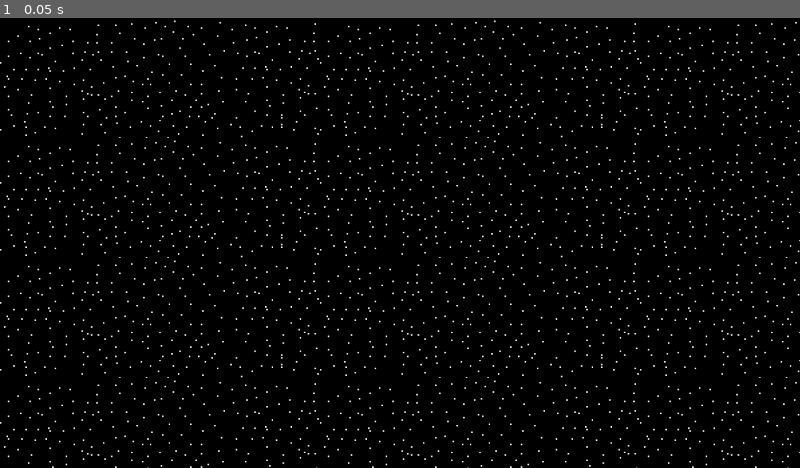
Above: before the commit, frame 1.
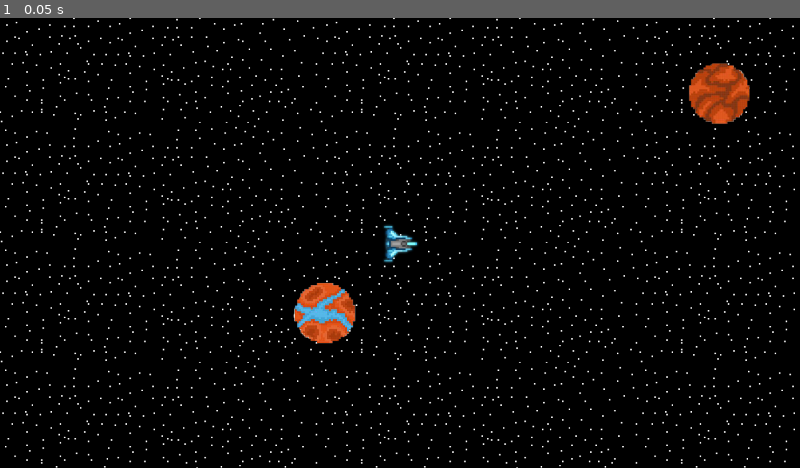
Above: after the commit, the same moment.

Repository: evanboardway/GVSU-CIS350-space-force-official
Game: Godot game, scene res://game/systems/blue.tscn
Two runs of this game, one before a commit and one after it. Both use one fixed random seed, a clock stepped at 60 frames per second and the inputs below. This scene is started directly instead of the project's main scene.
Inputs:
- Up to frame 1 (0.05 s): no input

The runs differ from the first frame. In frame 1, 7.8% of the frame differs, in the area x 0-100%, y 0-100%.

Commit message:
linked all systems to their appropriate buttons

Diff:
--- a/src/game/player/player.gd
+++ b/src/game/player/player.gd
@@ -9,13 +9,10 @@
 
 func get_input():
 	rotation_dir = 0
-	# Detect up/down/left/right keystate and only move when pressed.
 	velocity = Vector2()
 	if Input.is_key_pressed(68):
-		#elocity.x += 1
 		rotation_dir += 1
 	if Input.is_key_pressed(65):
-		#elocity.x -= 1
 		rotation_dir -= 1
 	if Input.is_key_pressed(83):
 		velocity.y += 1
@@ -35,7 +32,7 @@
 
 
 func _physics_process(delta):
-	GameStats.position = get_node("/root/Game/Player").get_position()
+	#GameStats.position = get_node("/root/Game/System/Player").get_position()
 	get_input()
 	rotation += rotation_dir * rotation_speed * delta
 	move_and_collide(velocity * delta)
--- a/src/game/scene_manager.gd
+++ b/src/game/scene_manager.gd
@@ -6,9 +6,17 @@
 # init a dictionary of scene instances.
 
 onready var earth = preload("res://game/earth/Earth.tscn").instance()
-onready var system = preload("res://game/system/System.tscn").instance()
+#onready var system = preload("res://game/system/System.tscn").instance()
 onready var playerStats = preload("res://game/game-stats/PlayerStats.tscn").instance()
 onready var player = preload("res://game/player/Player.tscn").instance()
+
+onready var systems = {
+	"blue": preload("res://game/system/System.tscn").instance(),
+	"pastel": preload("res://game/system/System.tscn").instance(),
+	"orange": preload("res://game/system/System.tscn").instance(),
+	"yellow": preload("res://game/system/System.tscn").instance(),
+	"magenta": preload("res://game/system/System.tscn").instance()
+}
 
 var currentScene
 
@@ -20,7 +28,15 @@
 		"earth":
 			set_scene(earth)
 		"blue":
-			set_scene(system)
+			set_scene(systems[location])
+		"pastel":
+			set_scene(systems[location])
+		"orange":
+			set_scene(systems[location])
+		"yellow":
+			set_scene(systems[location])
+		"magenta":
+			set_scene(systems[location])
 
 
 func set_scene(node_to_add):
@@ -29,4 +45,3 @@
 		root.remove_child(node)
 	root.add_child(playerStats)
 	root.add_child(node_to_add)
-	root.add_child(player)
--- a/src/game/system/System.tscn
+++ b/src/game/system/System.tscn
@@ -1,7 +1,8 @@
-[gd_scene load_steps=6 format=2]
+[gd_scene load_steps=7 format=2]
 
 [ext_resource path="res://game/assets/background.png" type="Texture" id=1]
 [ext_resource path="res://game/system/system.gd" type="Script" id=3]
+[ext_resource path="res://game/player/Player.tscn" type="PackedScene" id=4]
 
 [sub_resource type="TileSet" id=1]
 0/name = "background.png 0"
@@ -51,3 +52,5 @@
 [node name="RightWall" type="CollisionShape2D" parent="Area2D"]
 position = Vector2( 3329.06, -5.65674 )
 shape = SubResource( 3 )
+
+[node name="Player" parent="." instance=ExtResource( 4 )]
--- a/src/game/system/system.gd
+++ b/src/game/system/system.gd
@@ -11,7 +11,6 @@
 		planetInstance.position.x = coordinate["x"]
 		planetInstance.position.y = coordinate["y"]
 		add_child(planetInstance)
-	print(usedPositions)
 
 # returns a map of unique coordinates given a list of existing coordinates.
 func _get_random_coordinates(positions):
